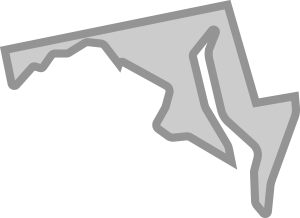
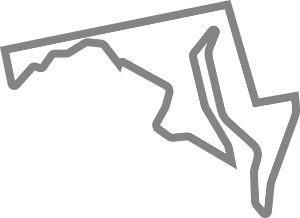
Layered file, before and after one edit (300×218). Changes by layer:
pixels changed over bbox(0, 0, 300, 218) (layer not identified)
